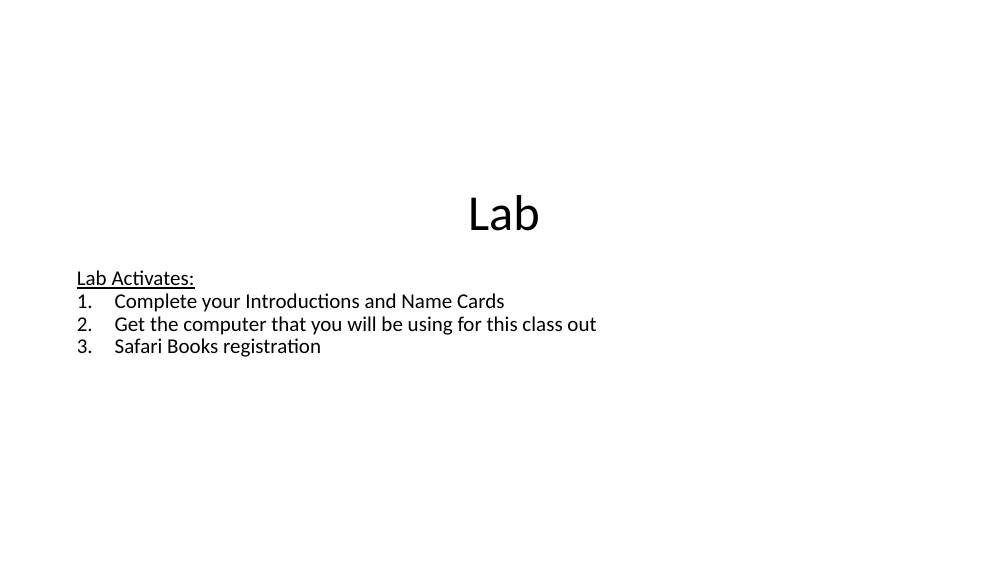
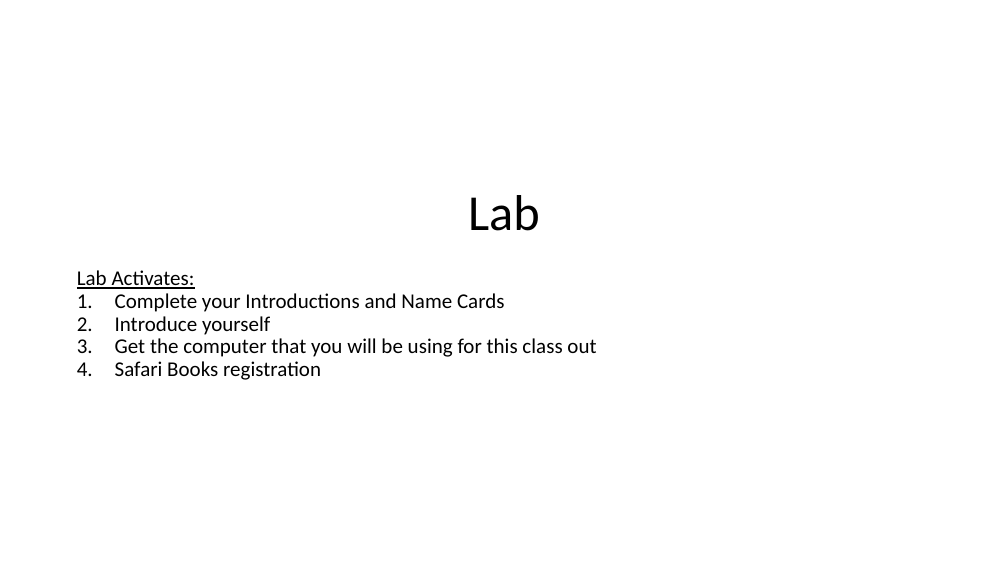
Before and after one commit to EricJPogue/CPSC-24500, a slide deck: slide 12 of lecture-slides/2019-08-26.pptx. Drawn at 1008x567 pixels with LibreOffice and Linux fonts; fonts in the diff are those of the drawing. Boxes give left, top, right and bottom in pixels: in the first picture for what was removed or moved away, otherwise in the second. Text is boxed around its words. In the diff, an @@ line names an element or a change of style, - is before the commit and + after.

```diff
--- a/lecture-slides/2019-08-26.pptx
+++ b/lecture-slides/2019-08-26.pptx
@@ text at (x1=115, y1=316, x2=270, y2=335): paragraph added @@
+2. Introduce yourself
```
Also in this commit, not shown: 1 other slide changed, 4 other files.
